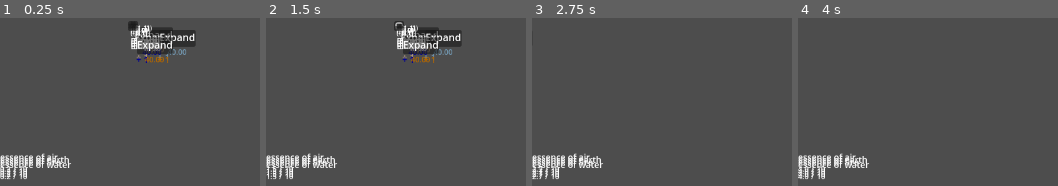
Above: before the commit, frames 1-4 (left to right).
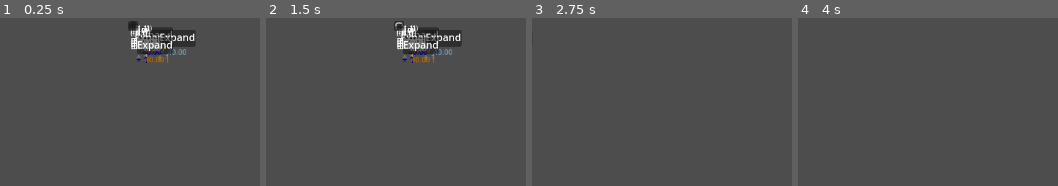
Above: after the commit, the same moments.

Repository: AtkinTC/Godot-Garden
Game: Godot game, scene res://Scenes/main.tscn
Two runs of this game, one before a commit and one after it. Both use one fixed random seed, a clock stepped at 60 frames per second and the inputs below.
Inputs (mouse positions are in pixels of both pictures, inside the frame that each line leads up to):
- Up to frame 1 (0.25 s): no input
- Up to frame 2 (1.5 s): click (422, 36) at 0.52 s; click (396, 23) at 1.27 s
- Up to frame 3 (2.75 s): move the mouse to (outside the picture) at 2.02 s; hold D (ui_right) from 2.03 s (still down); tap Mouse wheel up (zoom_in) at 2.1 s
- Up to frame 4 (4 s): move the mouse to (outside the picture) at 2.77 s; release D (ui_right) at 2.78 s; hold S (ui_down) 2.78-3.53 s; tap Mouse wheel down (zoom_out) at 2.85 s; tap Enter at 3.5 s; move the mouse to (outside the picture) at 3.52 s; hold D (ui_right) from 3.53 s (still down); tap Mouse wheel up (zoom_in) at 3.6 s

The runs differ from the first frame. In frame 1, 2.0% of the frame differs, in the area x 0-28%, y 80-96%; in frame 2, 1.9%; in frame 3, 2.0%; in frame 4, 2.0%.
Error before the commit: Invalid assignment on read-only value (on base: 'Dictionary'). (res://Singletons/ActionManager.gd:12)
Error after the commit: Parse Error: Argument 1 of annotation "@export_node_path" isn't a constant expression. (res://Scenes/UI/SupplyDisplay.gd:4)

Commit message:
restructure SupplyDisplay and add Gain label which isn't used yet

Diff:
--- a/Scenes/UI/SupplyDisplay.gd
+++ b/Scenes/UI/SupplyDisplay.gd
@@ -1,22 +1,33 @@
 extends Control
 class_name SupplyDisplay
 
-@onready var progress_bar : TextureProgressBar = $ProgressBar
-@onready var name_label : Label = $LabelsContainer/NameLabel
-@onready var quantity_label : Label = $LabelsContainer/H/QuantityLabel
-@onready var capacity_label : Label = $LabelsContainer/H/CapacityLabel
+@export_node_path(TextureProgressBar) var progress_bar_path
+@onready var progress_bar : TextureProgressBar = get_node(progress_bar_path) if progress_bar_path else null
+
+@export_node_path(Label) var name_label_path
+@onready var name_label : Label = get_node(name_label_path) if name_label_path else null
+
+@export_node_path(Label) var quantity_label_path
+@onready var quantity_label : Label = get_node(quantity_label_path) if quantity_label_path else null
+
+@export_node_path(Label) var capacity_label_path
+@onready var capacity_label : Label = get_node(capacity_label_path) if capacity_label_path else null
+
+@export_node_path(Label) var gain_label_path
+@onready var gain_label : Label = get_node(gain_label_path) if gain_label_path else null
 
 var key : String
 
-@onready var progress_bar_tint := progress_bar.tint_progress
-@onready var progress_bar_tint_back := progress_bar.tint_under
-
 var quantity : float = 0.00
 var capacity : float = -1.0
+var gain : float = 0.00
 
 var display_name : String = ""
 var display_quantity : String = ""
 var display_capacity : String = ""
+var display_gain : String = ""
+
+var need_update : bool = true
 
 func _ready():
 	setup()
@@ -37,19 +48,38 @@
 	set_quantity(supply.get_quantity())
 	set_capacity(supply.get_capacity())
 
-	progress_bar.tint_progress = supply.get_display_color(0, progress_bar.tint_progress)
-	progress_bar.tint_under = supply.get_display_color(1, progress_bar.tint_under)
+	if(progress_bar):
+		progress_bar.tint_progress = supply.get_display_color(0, progress_bar.tint_progress)
+		progress_bar.tint_under = supply.get_display_color(1, progress_bar.tint_under)
+
+func _process(_delta):
+	if(need_update):
+		update_display()
+		need_update = false
 
 # update the display based on current values
 func update_display():
 	name_label.text = display_name
 
-	set_display_quantity(Utils.format_comma_seperated("%.1f" % quantity))
-	set_display_capacity(Utils.format_comma_seperated("%.0f" % capacity))
-	quantity_label.text = display_quantity
-	capacity_label.text = display_capacity
+	if(quantity_label):
+		set_display_quantity(Utils.format_comma_seperated("%.1f" % quantity))
+		quantity_label.text = display_quantity
 
-	if(key):
+	if(capacity_label):
+		if(capacity > 0):
+			set_display_capacity("/ " + Utils.format_comma_seperated("%.0f" % capacity))
+		else:
+			set_display_capacity("")
+		capacity_label.text = display_capacity
+
+	if(gain_label):
+		if(gain == 0):
+			set_display_gain("")
+		else:
+			set_display_gain("(" + ("+" if gain > 0 else "-") + Utils.format_comma_seperated("%.1f" % gain) + ")")
+		gain_label.text = display_gain
+
+	if(progress_bar):
 		progress_bar.max_value = 100.00
 		if(capacity > 0):
 			progress_bar.value = quantity * 100.0 / capacity
@@ -62,26 +92,37 @@
 func set_display_name(_display_name : String):
 	display_name = _display_name
 
+func set_quantity(_quantity : float):
+	quantity = _quantity
+
 func set_display_quantity(_display_quantity : String):
 	display_quantity = _display_quantity
 
-func set_quantity(_quantity : float):
-	quantity = _quantity
+func set_capacity(_capacity : float):
+	capacity = _capacity
 
 func set_display_capacity(_display_capacity : String):
 	display_capacity = _display_capacity
 
-func set_capacity(_capacity : float):
-	capacity = _capacity
+func set_gain(_gain : float):
+	gain = _gain
+
+func set_display_gain(_display_gain : String):
+	display_gain = _display_gain
 
 # trigger quantity update and recalculate display when supply updates
 func _on_supply_quantity_changed(_key : String, _old_quantity : float, _new_quantity : float):
 	if(key == _key):
 		set_quantity(_new_quantity)
-		update_display()
+		need_update = true
 
 # trigger capacity update and recalculate display when supply updates
 func _on_supply_capacity_changed(_key : String, _old_capacity : float, _new_capacity : float):
 	if(key == _key):
 		set_capacity(_new_capacity)
-		update_display()
+		need_update = true
+
+func _on_supply_gain_changed(_key : String, _old_gain : float, _new_gain : float):
+	if(key == _key):
+		set_gain(_new_gain)
+		need_update = true
--- a/Scenes/UI/SupplyDisplay.tscn
+++ b/Scenes/UI/SupplyDisplay.tscn
@@ -9,6 +9,11 @@
 offset_bottom = 40.0
 grow_horizontal = 2
 script = ExtResource( "1_2qgu8" )
+progress_bar_path = NodePath("ProgressBar")
+name_label_path = NodePath("LabelsContainer/NameLabel")
+quantity_label_path = NodePath("LabelsContainer/H/QuantityLabel")
+capacity_label_path = NodePath("LabelsContainer/H/CapacityLabel")
+gain_label_path = NodePath("LabelsContainer/H/GainLabel")
 metadata/_edit_use_custom_anchors = false
 
 [node name="ProgressBar" type="TextureProgressBar" parent="."]
@@ -47,18 +52,18 @@
 theme_override_font_sizes/font_size = 12
 text = "999999999"
 
-[node name="Divider" type="Label" parent="LabelsContainer/H"]
+[node name="CapacityLabel" type="Label" parent="LabelsContainer/H"]
 offset_left = 66.0
-offset_right = 71.0
+offset_right = 136.0
 offset_bottom = 17.0
 theme_override_constants/line_spacing = 0
 theme_override_font_sizes/font_size = 12
-text = "/"
+text = "/ 999999999"
 
-[node name="CapacityLabel" type="Label" parent="LabelsContainer/H"]
-offset_left = 75.0
-offset_right = 137.0
+[node name="GainLabel" type="Label" parent="LabelsContainer/H"]
+offset_left = 140.0
+offset_right = 217.0
 offset_bottom = 17.0
 theme_override_constants/line_spacing = 0
 theme_override_font_sizes/font_size = 12
-text = "999999999"
+text = "(+999999999)"
--- a/Scripts/Supply.gd
+++ b/Scripts/Supply.gd
@@ -2,6 +2,7 @@
 
 signal supply_quantity_changed(key : String, old_quantity : float, new_quantity : float)
 signal supply_capacity_changed(key : String, old_capacity : float, new_capacity : float)
+signal supply_gain_changed(key : String, old_gain : float, new_gain : float)
 
 var key : String
 
